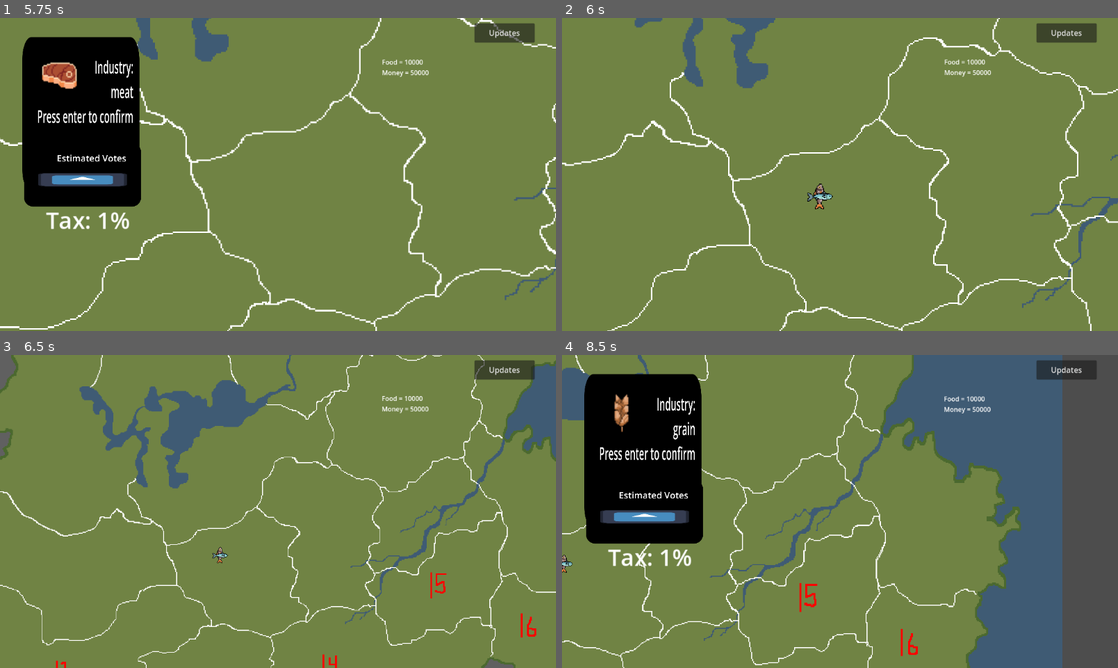
Above: before the commit, frames 1-4 (two rows, left to right).
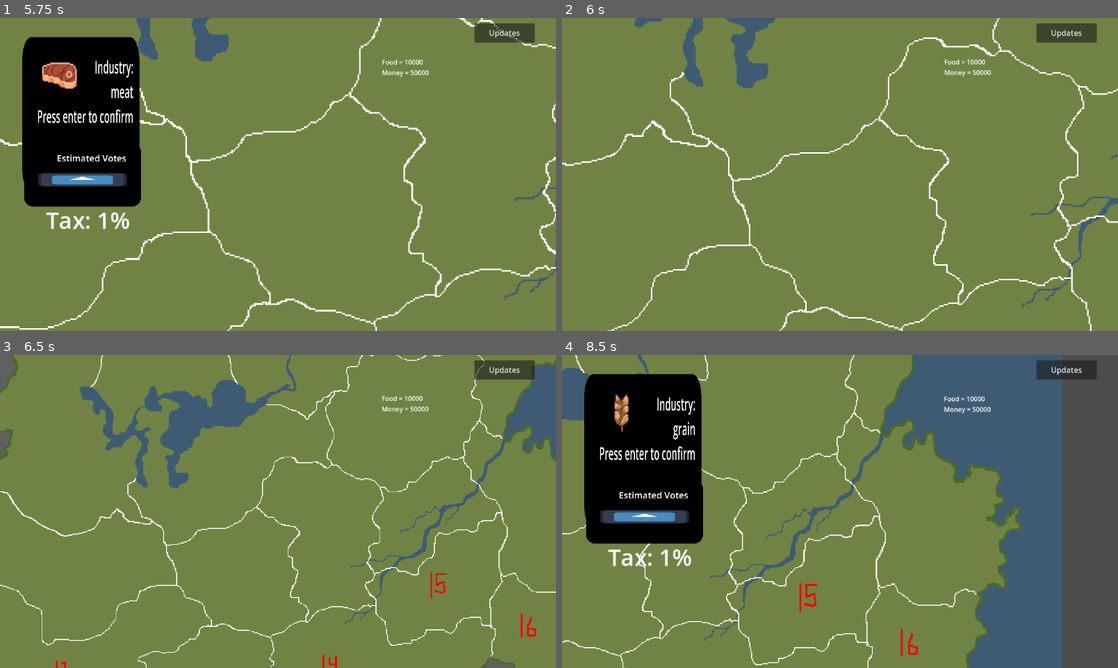
Above: after the commit, the same moments.

Repository: mccoogp/WeatherInc
Game: Godot game, scene res://world.tscn
Same seed, same stepped clock (60 frames per second), same inputs: the game is played once before the commit and once after it. The engine's default icon, where the game draws it, is replaced by a stand-in: a white triangle on a blue panel in a dark square.
Inputs (mouse positions are in pixels of both pictures, inside the frame that each line leads up to):
- Up to frame 1 (5.75 s): click "Updates" at 0.5 s; tap Enter at 1.25, 1.55, 2.1, 3.05, 3.6, 4.55 s; move the mouse to (250, 237) at 1.27 s; hold X 1.28-2.03 s; hold Up 1.28-2.78 s; click (250, 237) at 1.42 s; move the mouse to (444, 221) at 2.02 s; tap X at 2.3, 3.8, 5.1 s; move the mouse to (111, 127) at 2.77 s; hold X 2.78-3.53 s; hold Left 2.78-4.28 s; move the mouse to (305, 174) at 3.52 s; click (305, 174) at 3.67 s; move the mouse to (194, 96) at 4.27 s; hold Down 4.28-5.03 s; hold Backspace 4.28-5.03 s; move the mouse to (400, 158) at 5.02 s; hold Right from 5.03 s (still down)
- Up to frame 2 (6 s): tap Enter at 5.75 s; move the mouse to (728, 190) at 5.77 s; release Right at 5.78 s; hold Up from 5.78 s (still down); hold Enter from 5.78 s (still down); click (728, 190) at 5.92 s
- Up to frame 3 (6.5 s): keep holding Up; keep holding Enter
- Up to frame 4 (8.5 s): move the mouse to (895, 442) at 6.52 s; release Up at 6.53 s; release Enter at 6.53 s; hold Right from 6.53 s (still down); tap X at 6.6, 8.3 s; move the mouse to (812, 574) at 7.27 s; hold Enter 7.28-8.03 s; move the mouse to (1006, 558) at 8.02 s; tap Backspace at 8.1 s; click (1006, 558) at 8.17 s

Frame 1 is identical in both runs. In frame 2, 0.2% of the frame differs, in the area x 44-49%, y 52-62%; in frame 3, less than 0.1%; in frame 4, less than 0.1%.

Commit message:
Added more things to change your popularity in districts

Diff:
--- a/district.gd
+++ b/district.gd
@@ -5,12 +5,13 @@
 @export var population = 1000
 @export var productivity = 1
 @export var tax = 1
-@export var newtax = 1
+var newtax = 1
 @export var popularity = 50
 var setup = 1
 var product = []
 var clicked = false
 var votes = 0
+@export var adjacent: Array[Node2D] = []
 
 @export var center: Vector2
 @export var zoom: float
--- a/world.gd
+++ b/world.gd
@@ -16,7 +16,7 @@
 func _ready() -> void:
 	$Label4.text = "Food = " + str(food) + "\nMoney = " + str(money)
 	pass
-
+var adjacents = {0: [1,4,6], 1: [0,4,2], 2: [1,3,4,5], 3: [2,5,10], 4: [0,1,2,5,6,7,8], 5: [2,3,4,8,9,10], 6: [0,4,7,11], 7: [4,6,8,11,12,13], 8: [4,5,7,9,13,14], 9: [5,8,10,14], 10: [3,5,9,14,15], 11:[6,7,12], 12: [11,7,13], 13: [12,7,8,14,15], 14: [8,9,10,13,15], 15: [10,13,14]}
 
 var zoom = -1
 var cameracenter =  Vector2(420, 297)
@@ -98,6 +98,8 @@
 						cameracenter = districts[district].center
 						camerazoom = districts[district].zoom
 						districts[district].clicked = false
+						print(districts[district].population)
+						print(districts[district].popularity)
 			else:
 				if event is InputEventKey and event.pressed:
 					if Input.is_key_pressed(KEY_RIGHT):
@@ -196,7 +198,7 @@
 									checkprod = true
 									$DistrictMenu/Popularity.extra += 1
 								else:
-									districts[zoom].popularity *= randf_range(8.5,9.5)/10
+									districts[zoom].popularity *= randf_range(7.5,9.5)/10
 									districts[zoom].product.erase(posprod[curprod])
 									checkprod = false
 									$DistrictMenu/Industry/Label.text = "Industry:
@@ -213,7 +215,7 @@
 										$DistrictMenu/Industry/Label.text += "
 										Cost: $100,000"
 										$DistrictMenu/Popularity.extra += 1
-										districts[zoom].popularity += (100-districts[zoom].popularity)* randf_range(0.5,1.5)/10
+
 									if posprod[curprod] == "oil":
 										$DistrictMenu/Industry/Label.text += "
 										Requires: 1 factory"
@@ -227,17 +229,24 @@
 						if Input.is_key_pressed(KEY_ENTER):
 							if len(districts[zoom].product) == 0:
 								var changed = false
+
 								if posprod[curprod] == "grain":
 									changed = true
+									districts[zoom].popularity += (100-districts[zoom].popularity)* randf_range(0,1)/10
 								if posprod[curprod] == "meat":
 									changed = true
 									districts[zoom].setup = 0
+									districts[zoom].popularity += (100-districts[zoom].popularity)* randf_range(0.5, 1.5)/10
 								if posprod[curprod] == "fish" and districts[zoom].water == true:
 									changed = true
+									districts[zoom].popularity *= randf_range(8.5,9.5)/10
 								if posprod[curprod] == "factory" and money >= 100000:
 									districts[zoom].setup = 0
 									money -= 100000
 									changed = true
+									districts[zoom].popularity += (100-districts[zoom].popularity)* randf_range(1.5,3)/10
+									for dist in adjacents[zoom]:
+										districts[dist].popularity *=  randf_range(8,10)/10
 								if posprod[curprod] == "oil" and factories > 0:
 									districts[zoom].setup = 0
 									factories -= 1
@@ -254,6 +263,7 @@
 									" + posprod[curprod]
 									$DistrictMenu/Industry/Label.text += "
 									Press x to remove"
+
 
 				if event is InputEventKey and event.pressed:
 					if Input.is_key_pressed(KEY_ESCAPE):
@@ -372,6 +382,7 @@
 				food -= totalpop *1.2
 				for district in 16:
 					districts[district].population *= randf_range(100,110)/100
+					districts[district].popularity += (100-districts[district].popularity)* randf_range(0,1)/10
 			elif food >= totalpop:
 				food -= totalpop
 			else:
@@ -380,6 +391,12 @@
 				food = 0
 			food /= 2
 
+			for district in 16:
+				for dist in adjacents[district]:
+					var moving = districts[district].population * randf_range(0,5)/100
+					districts[dist].population += moving
+					districts[district].population -= moving
+
 			print(totalpop)
 
 
--- a/world.tscn
+++ b/world.tscn
@@ -80,6 +80,7 @@
 position = Vector2(648, 15)
 scale = Vector2(66.9433, 67)
 DistrictNumber = 4
+water = true
 center = Vector2(620, 20)
 zoom = 2.5
 image = ExtResource("7_q7djm")
@@ -99,7 +100,6 @@
 position = Vector2(565.477, 109.524)
 scale = Vector2(67, 67)
 DistrictNumber = 6
-water = true
 center = Vector2(540, 125)
 zoom = 2.5
 image = ExtResource("9_cjij6")
@@ -109,7 +109,6 @@
 position = Vector2(29.7619, 347.619)
 scale = Vector2(67, 67)
 DistrictNumber = 7
-water = true
 center = Vector2(30, 370)
 zoom = 2.5
 image = ExtResource("10_6le1u")
@@ -119,7 +118,6 @@
 position = Vector2(296.429, 353.572)
 scale = Vector2(67, 67)
 DistrictNumber = 8
-water = true
 center = Vector2(310, 370)
 zoom = 2.7
 image = ExtResource("11_fs5wx")
@@ -146,6 +144,7 @@
 texture_filter = 1
 position = Vector2(790.476, 248.81)
 scale = Vector2(67, 67)
+water = true
 center = Vector2(820, 300)
 zoom = 2.5
 image = ExtResource("14_e5fce")
@@ -159,6 +158,7 @@
 [node name="District15" parent="." instance=ExtResource("2_41llr")]
 
 [node name="District16" parent="." instance=ExtResource("2_41llr")]
+water = true
 
 [node name="Label4" type="Label" parent="."]
 offset_left = 803.571
